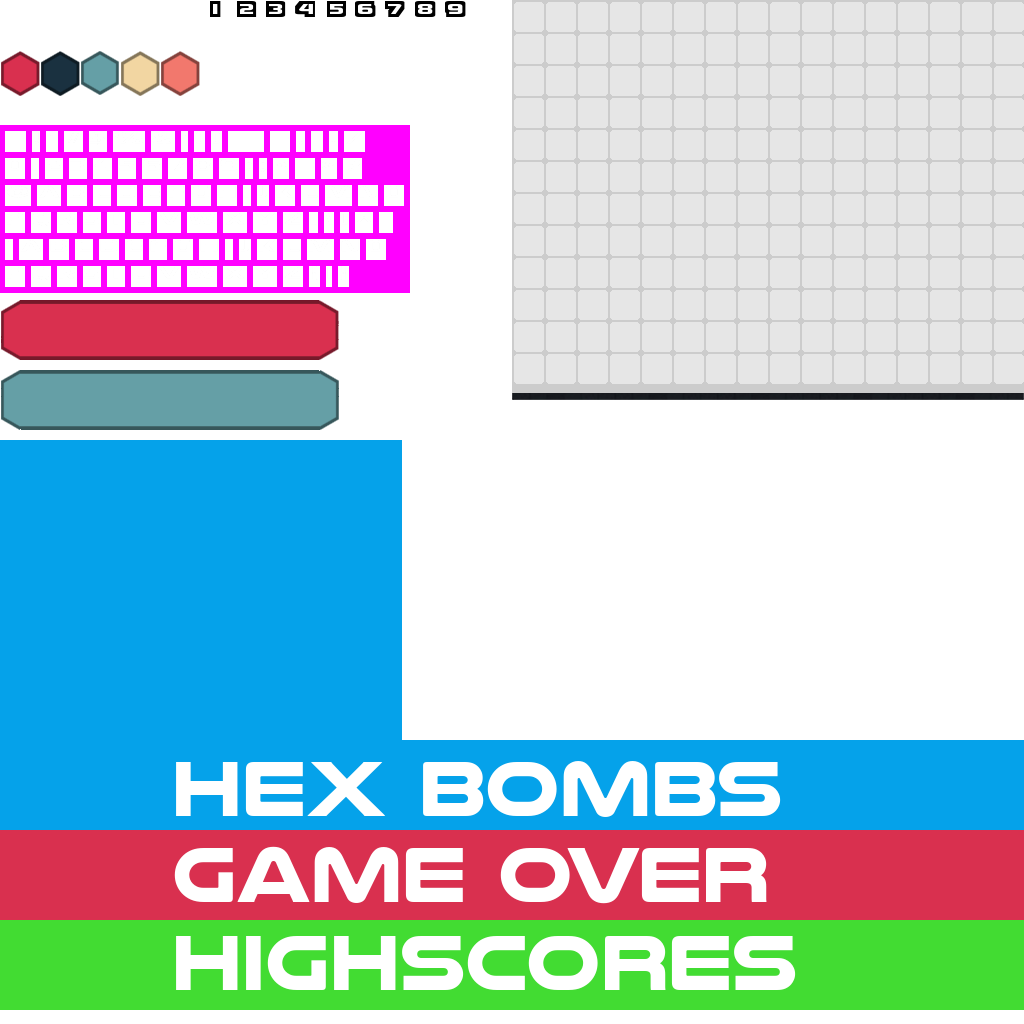
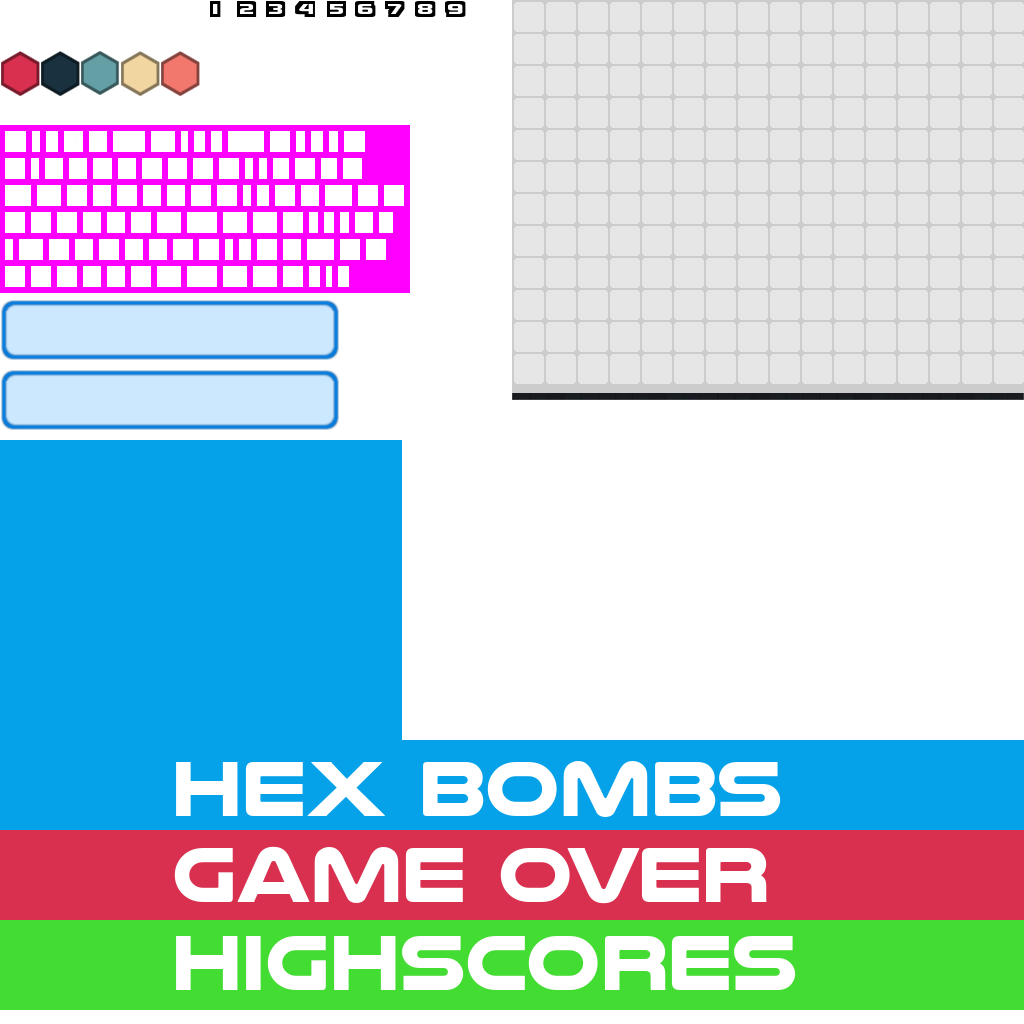
Two versions of the same layered image (1024×1024). Layer-by-layer changes:
added layer "Ebene" above "Ebene #8" over 1, 300, 339, 430
hid "Ebene #8" over 1, 300, 339, 430
